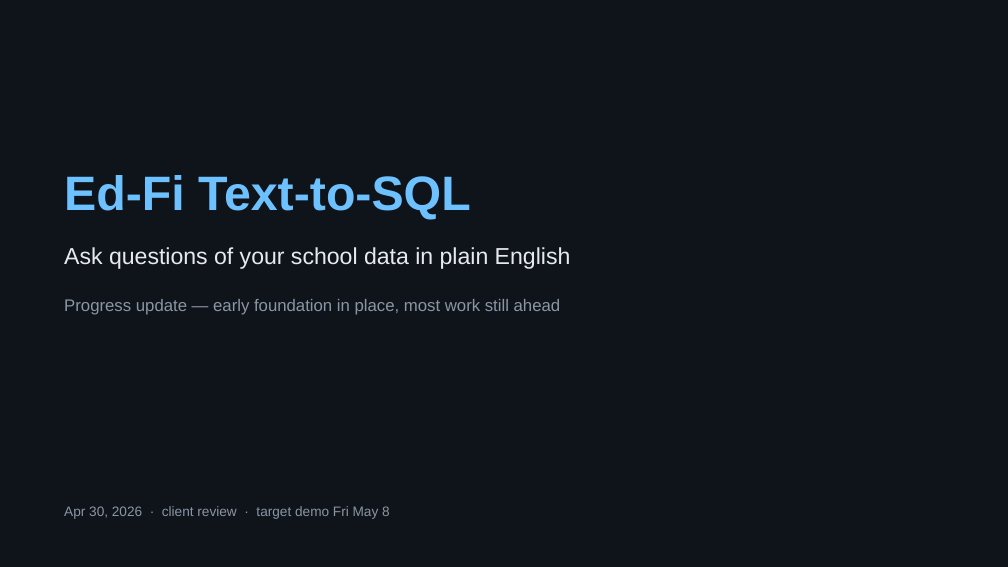
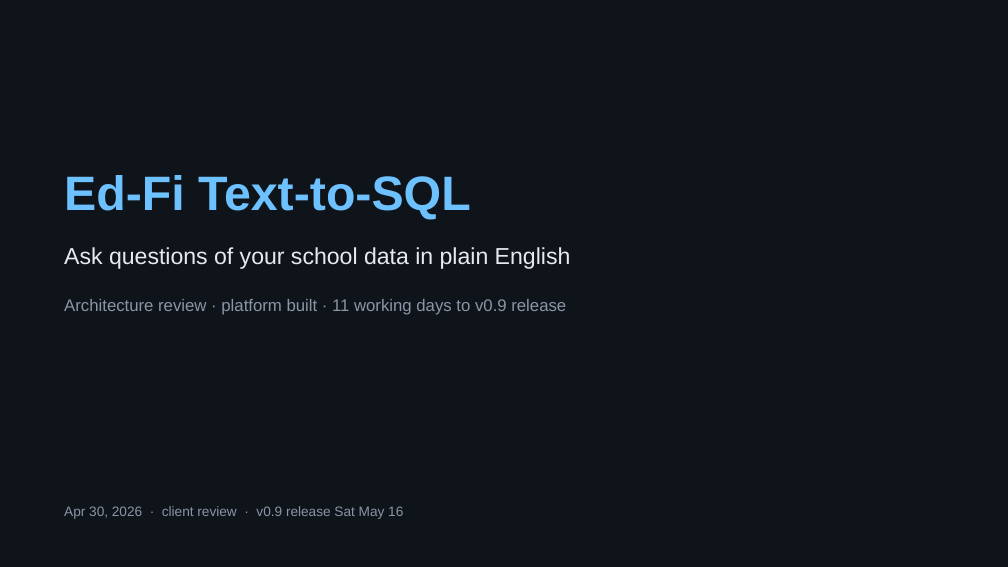
Before and after one commit to bharatmohanthakur/heavy_text2sql, a slide deck: slide 1 of docs/architecture_deck.pptx. Drawn at 1008x567 pixels with LibreOffice and Linux fonts; fonts in the diff are those of the drawing. Boxes give left, top, right and bottom in pixels: in the first picture for what was removed or moved away, otherwise in the second. Text is boxed around its words. In the diff, an @@ line names an element or a change of style, - is before the commit and + after.

```diff
--- a/docs/architecture_deck.pptx
+++ b/docs/architecture_deck.pptx
@@ text at [64, 299, 566, 315]: text changed @@
-Progress update — early foundation in place, most work still ahead
+Architecture review · platform built · 11 working days to v0.9 release
@@ text at [64, 506, 403, 519]: text changed @@
-Apr 30, 2026 · client review · target demo Fri May 8
+Apr 30, 2026 · client review · v0.9 release Sat May 16
```
Also in this commit, not shown: 3 other slides changed, 18 slides added, 14 slides removed, 1 other file.
